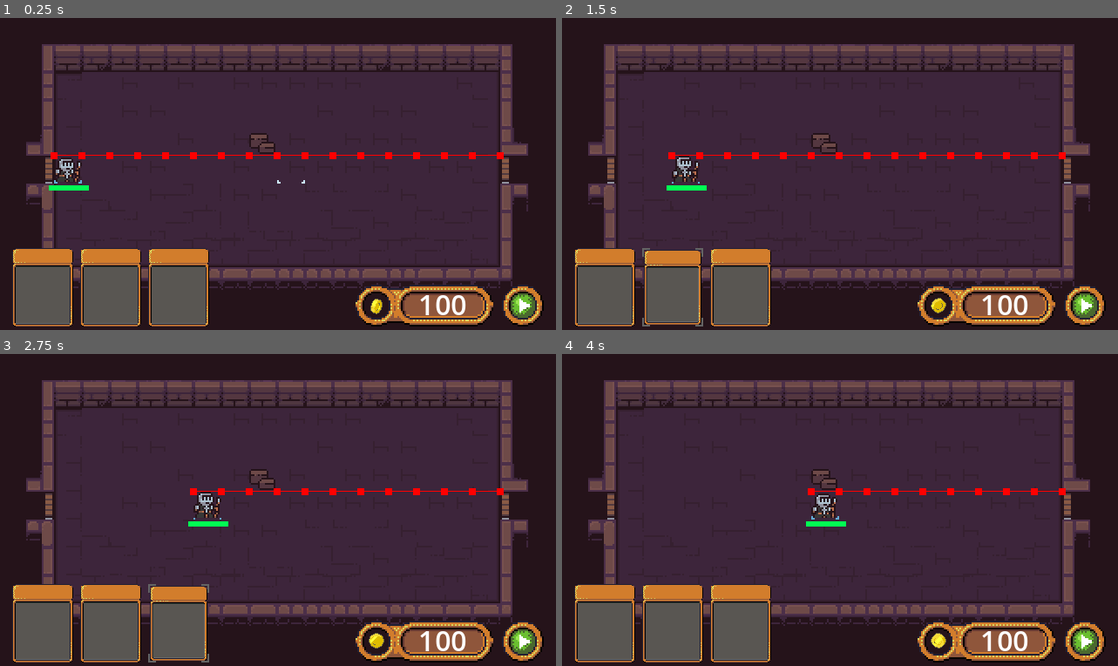
Above: before the commit, frames 1-4 (two rows, left to right).
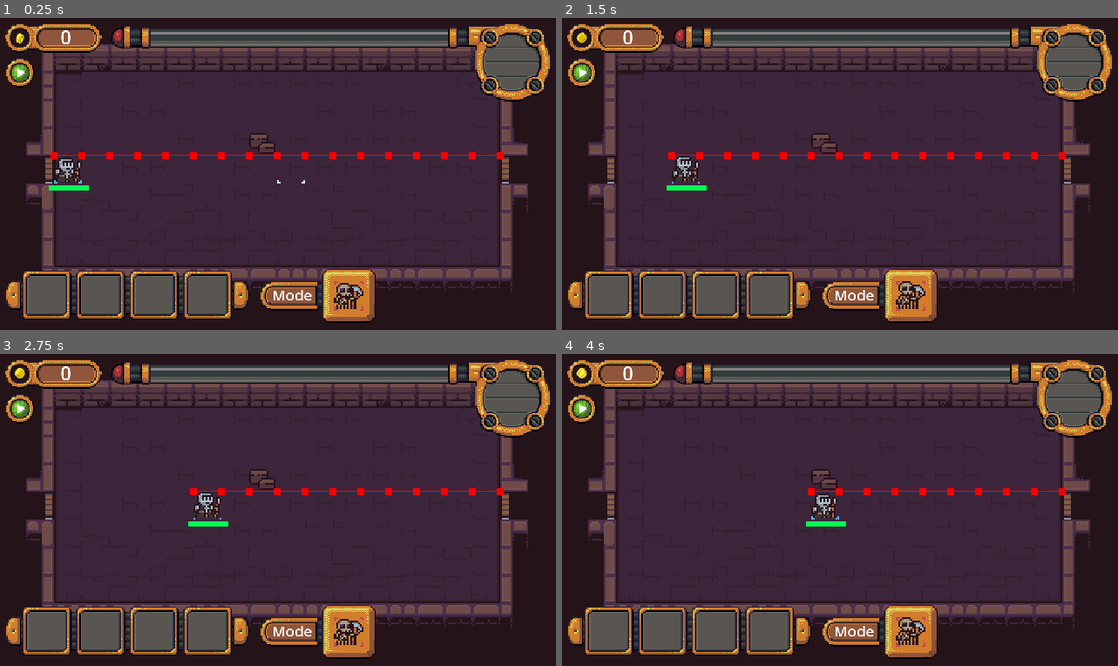
Above: after the commit, the same moments.

Repository: ThermobladeStudios/GMTK-Game-Jam-2023
Game: Godot game, scene res://main.tscn
Two runs of this game, one before a commit and one after it. Both use one fixed random seed, a clock stepped at 60 frames per second and the inputs below.
Inputs (mouse positions are in pixels of both pictures, inside the frame that each line leads up to; where the layout moved, square brackets give the same spot in the first picture):
- Up to frame 1 (0.25 s): no input
- Up to frame 2 (1.5 s): click (606, 286) at 0.52 s; click (673, 286) at 1.27 s
- Up to frame 3 (2.75 s): click (177, 622) at 2.02 s
- Up to frame 4 (4 s): click (584, 410) [1084, 641] at 2.75 s; click (584, 410) [1084, 641] at 3.5 s

The runs differ from the first frame. In frame 1, 21% of the frame differs, in the area x 0-100%, y 1-99%; in frame 2, 21%; in frame 3, 21%; in frame 4, 21%.

Commit message:
ui update

Diff:
--- a/Global.gd
+++ b/Global.gd
@@ -1,3 +1,4 @@
 extends Node
 
 var Map
+var Coins = 0
--- a/Player/Player_UI.tscn
+++ b/Player/Player_UI.tscn
@@ -1,9 +1,16 @@
-[gd_scene load_steps=14 format=3 uid="uid://dxhdlcuv0cfcl"]
+[gd_scene load_steps=22 format=3 uid="uid://dxhdlcuv0cfcl"]
 
+[ext_resource type="Script" path="res://Player/interface.gd" id="1_3yqbv"]
 [ext_resource type="Texture2D" uid="uid://b2bj6nwj7qtwv" path="res://Player/coin_gold.png" id="2_7lm6j"]
-[ext_resource type="PackedScene" uid="uid://c4y6igyvy3dk1" path="res://Player/button.tscn" id="2_ou7b6"]
 [ext_resource type="Texture2D" uid="uid://bw0vsnf1pe2at" path="res://Player/counter.png" id="3_716ni"]
 [ext_resource type="PackedScene" uid="uid://fblrrtclo4fj" path="res://Player/next_turn.tscn" id="3_un3st"]
+[ext_resource type="Texture2D" uid="uid://i1hm8tpckt21" path="res://Player/HeroBarPortrait.png" id="6_xugri"]
+[ext_resource type="PackedScene" uid="uid://cjt4uxnous8l2" path="res://Placables/Minions/Melee_Minion.tscn" id="7_8nfln"]
+[ext_resource type="Texture2D" uid="uid://cawyjhwg76s2x" path="res://Player/Bar.png" id="7_rv6pt"]
+[ext_resource type="PackedScene" uid="uid://dgnj7afknaajy" path="res://Placables/Obastacles/Obstacle.tscn" id="8_6mgpy"]
+[ext_resource type="Texture2D" uid="uid://b2scx6o8tmwra" path="res://Player/Health.png" id="8_sig73"]
+[ext_resource type="Texture2D" uid="uid://cwjic5y8anx34" path="res://Player/mode.png" id="9_eynti"]
+[ext_resource type="Texture2D" uid="uid://bla0ppycvmdoc" path="res://Player/Inventory Bar.png" id="10_hguc1"]
 
 [sub_resource type="AtlasTexture" id="AtlasTexture_hxpf4"]
 atlas = ExtResource("2_7lm6j")
@@ -69,6 +76,9 @@
 "speed": 7.0
 }]
 
+[sub_resource type="LabelSettings" id="LabelSettings_grhpr"]
+font_size = 12
+
 [node name="Interface" type="Control"]
 custom_minimum_size = Vector2(200, 0)
 layout_mode = 3
@@ -77,49 +87,94 @@
 anchor_bottom = 1.0
 grow_horizontal = 2
 grow_vertical = 2
-
-[node name="GridContainer" type="GridContainer" parent="."]
-layout_mode = 2
-offset_left = 8.0
-offset_top = 133.0
-offset_right = 121.0
-offset_bottom = 178.0
-columns = 4
-
-[node name="Button" parent="GridContainer" instance=ExtResource("2_ou7b6")]
-layout_mode = 2
-
-[node name="Button2" parent="GridContainer" instance=ExtResource("2_ou7b6")]
-layout_mode = 2
-
-[node name="Button3" parent="GridContainer" instance=ExtResource("2_ou7b6")]
-layout_mode = 2
+script = ExtResource("1_3yqbv")
 
 [node name="NextTurn" parent="." instance=ExtResource("3_un3st")]
 layout_mode = 0
-offset_left = 289.0
-offset_top = 154.0
-offset_right = 313.0
-offset_bottom = 178.0
+offset_left = 4.0
+offset_top = 24.0
+offset_right = 28.0
+offset_bottom = 48.0
+scale = Vector2(0.7, 0.7)
 
-[node name="Label" type="TextureRect" parent="."]
+[node name="CoinCounter" type="TextureRect" parent="."]
 layout_mode = 0
-offset_left = 205.0
-offset_top = 154.0
-offset_right = 284.0
-offset_bottom = 178.0
+offset_left = 4.0
+offset_top = 4.0
+offset_right = 83.0
+offset_bottom = 28.0
+scale = Vector2(0.7, 0.7)
 texture = ExtResource("3_716ni")
+stretch_mode = 2
 
-[node name="Label" type="Label" parent="Label"]
+[node name="Label" type="Label" parent="CoinCounter"]
 layout_mode = 0
-offset_left = 36.0
-offset_right = 76.0
+offset_left = 26.25
+offset_right = 75.25
 offset_bottom = 26.0
-text = "100"
+text = "999"
+horizontal_alignment = 1
 
-[node name="Coin" type="AnimatedSprite2D" parent="Label"]
+[node name="Coin" type="AnimatedSprite2D" parent="CoinCounter"]
 position = Vector2(12, 15)
 scale = Vector2(0.5, 0.5)
 sprite_frames = SubResource("SpriteFrames_cq4ji")
 autoplay = "default"
 frame_progress = 0.0672525
+
+[node name="HeroBar" type="TextureRect" parent="."]
+layout_mode = 0
+offset_left = 65.0
+offset_top = 4.0
+offset_right = 425.0
+offset_bottom = 68.0
+scale = Vector2(0.7, 0.7)
+texture = ExtResource("6_xugri")
+stretch_mode = 2
+
+[node name="Health" type="TextureProgressBar" parent="HeroBar"]
+layout_mode = 0
+offset_left = 32.0
+offset_top = 2.0
+offset_right = 299.0
+offset_bottom = 22.0
+fill_mode = 1
+texture_under = ExtResource("7_rv6pt")
+texture_progress = ExtResource("8_sig73")
+
+[node name="InventoryBar" type="TextureRect" parent="."]
+layout_mode = 0
+offset_left = 4.0
+offset_top = 146.0
+offset_right = 204.0
+offset_bottom = 186.0
+scale = Vector2(0.7, 0.7)
+texture = ExtResource("10_hguc1")
+
+[node name="Mode" type="TextureRect" parent="."]
+layout_mode = 0
+offset_left = 150.0
+offset_top = 145.0
+offset_right = 245.0
+offset_bottom = 189.0
+scale = Vector2(0.7, 0.7)
+texture = ExtResource("9_eynti")
+
+[node name="Label" type="Label" parent="Mode"]
+layout_mode = 0
+offset_left = 5.0
+offset_top = 13.0
+offset_right = 49.0
+offset_bottom = 33.0
+text = "Mode
+"
+label_settings = SubResource("LabelSettings_grhpr")
+horizontal_alignment = 1
+
+[node name="Obstacle" parent="Mode" instance=ExtResource("8_6mgpy")]
+position = Vector2(61, 10)
+scale = Vector2(1.5, 1.5)
+
+[node name="Minion" parent="Mode" instance=ExtResource("7_8nfln")]
+position = Vector2(61, 10)
+scale = Vector2(1.5, 1.5)
--- /dev/null
+++ b/Player/interface.gd
@@ -0,0 +1,15 @@
+extends Control
+
+
+# Called when the node enters the scene tree for the first time.
+func _ready():
+	$Mode/Obstacle.visible = false
+	$Mode/Minion.visible = true
+
+
+# Called every frame. 'delta' is the elapsed time since the previous frame.
+func _process(delta):
+	$CoinCounter/Label.text = str(Global.Coins)
+	if Input.is_action_just_pressed("Swap"):
+		$Mode/Obstacle.visible = !$Mode/Obstacle.visible
+		$Mode/Minion.visible = !$Mode/Minion.visible
--- a/Player/next_turn.tscn
+++ b/Player/next_turn.tscn
@@ -15,10 +15,8 @@
 [sub_resource type="StyleBoxEmpty" id="StyleBoxEmpty_tub0k"]
 
 [node name="Button" type="Button"]
-offset_left = -34.0
-offset_top = 76.0
-offset_right = -10.0
-offset_bottom = 100.0
+offset_right = 24.0
+offset_bottom = 24.0
 theme_override_styles/normal = SubResource("StyleBoxTexture_8n6ou")
 theme_override_styles/hover = SubResource("StyleBoxTexture_8n6ou")
 theme_override_styles/pressed = SubResource("StyleBoxTexture_g73gn")
Binary file added: Player/Bar.png
Not shown, added: Player/Bar.png.import
Binary file added: Player/Health.png
Not shown, added: Player/Health.png.import
Binary file added: Player/HeroBar.png
Not shown, added: Player/HeroBar.png.import
Binary file added: Player/HeroBarPortrait.png
Not shown, added: Player/HeroBarPortrait.png.import
Binary file added: Player/Inventory Bar.png
Not shown, added: Player/Inventory Bar.png.import
Binary file added: Player/mode.png
Not shown, added: Player/mode.png.import
